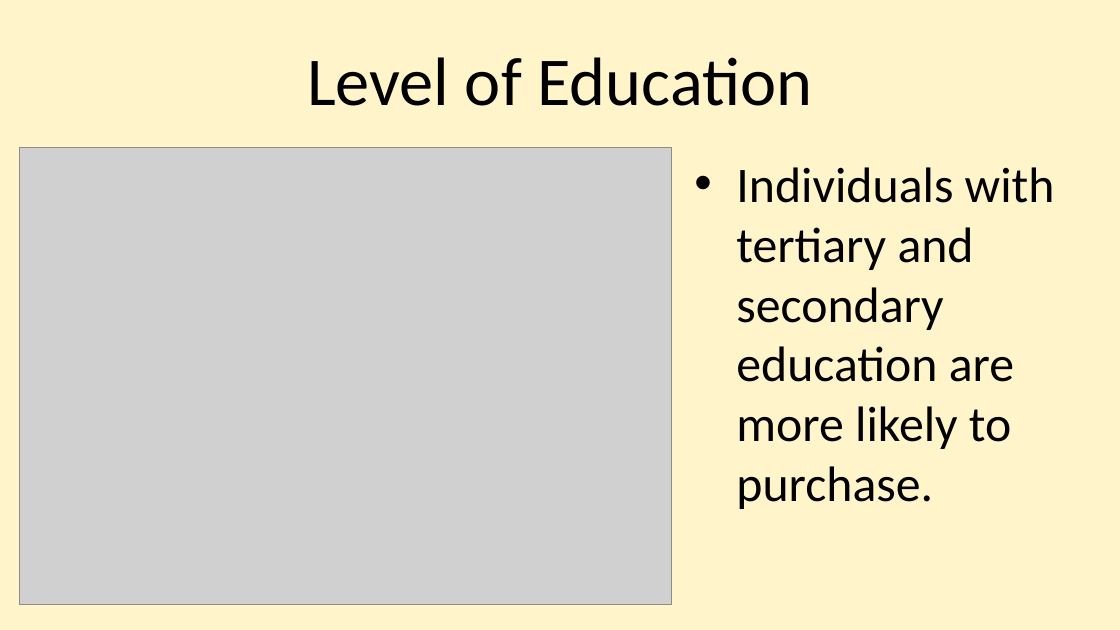
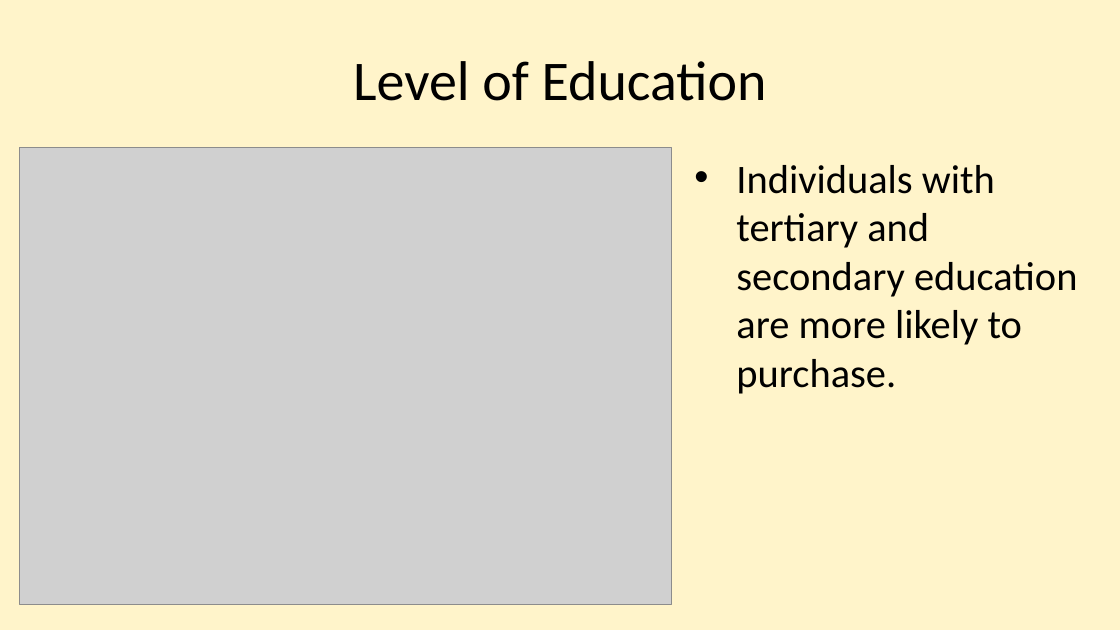
Before and after one commit to njmobley/Practicum-2, a slide deck: slide 24 of Practicum 2 presentation Nijia.pptx. Drawn at 1120x630 pixels with LibreOffice and Linux fonts; fonts in the diff are those of the drawing; grey boxes stand for pictures. Boxes give left, top, right and bottom in pixels: in the first picture for what was removed or moved away, otherwise in the second. Text is boxed around its words. In the diff, an @@ line names an element or a change of style, - is before the commit and + after.

```diff
--- a/Practicum 2 presentation Nijia.pptx
+++ b/Practicum 2 presentation Nijia.pptx
@@ title "Level of Education" at (353, 61, 767, 101): size 44 to 36 pt @@
@@ text "Individuals with tertiary and secondary ..." at (736, 165, 1077, 394): size 32 to 26 pt; less space between paragraphs @@
```
Also in this commit, not shown: 12 other slides changed.
